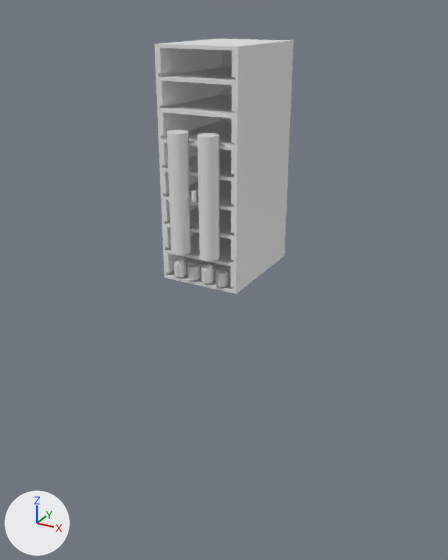
The Blender file 3d-printer-accessories/webcam_stand.blend: old version first, new version second.
The view is the same before and after, from a 50 mm camera at (184.0, -298.0, 155.0) aimed at (-4.0, 43.0, -15.0). Arrows for +X, +Y and +Z are at lower left; the lights stay in place. The same objects are shown in both versions, whatever each file hides.

In view in the first picture: 'holes', 'nozzle_case'.
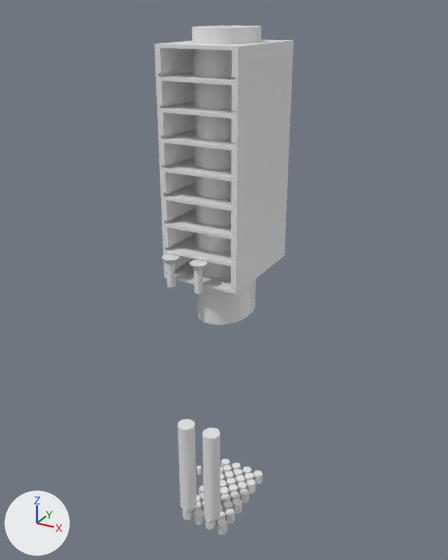
Pixel boxes [x1, y1, x2, y2] of what changed, in the pictures (448 x 560 px; the box of a moved part takes in the faces that stretch with it):
'holes', reshaped
    before: [167, 130, 231, 287]
    after: [162, 26, 263, 535]
part 1 of me_cylinder, moved or reshaped (not visible afterwards)
    before: [199, 262, 211, 278]
part 2 of me_cylinder, moved or reshaped
    before: [188, 264, 200, 280]
    after: [194, 509, 204, 525]
part 3 of me_cylinder, moved or reshaped
    before: [201, 266, 214, 283]
    after: [205, 518, 215, 529]
part 4 of me_cylinder, moved or reshaped
    before: [216, 269, 228, 287]
    after: [217, 519, 227, 535]
part 5 of me_cylinder, moved or reshaped
    before: [174, 261, 186, 277]
    after: [183, 509, 193, 520]
part 6 of me_cylinder, moved or reshaped
    before: [213, 265, 225, 281]
    after: [215, 511, 225, 525]
part 7 of me_cylinder, moved or reshaped (not visible before)
    after: [223, 501, 233, 514]
part 8 of me_cylinder, moved or reshaped
    before: [211, 262, 221, 268]
    after: [220, 504, 223, 511]
part 9 of me_cylinder, moved or reshaped
    before: [225, 265, 231, 280]
    after: [225, 509, 235, 524]
part 10 of me_cylinder, moved or reshaped (not visible before)
    after: [221, 494, 231, 506]
part 11 of me_cylinder, moved or reshaped (not visible before)
    after: [220, 487, 229, 499]
part 12 of me_cylinder, moved or reshaped
    before: [186, 259, 198, 274]
    after: [192, 502, 202, 515]
part 13 of me_cylinder, moved or reshaped
    before: [184, 257, 193, 262]
    after: [197, 495, 201, 503]
part 14 of me_cylinder, moved or reshaped (not visible before)
    after: [232, 498, 242, 513]
part 15 of me_cylinder, moved or reshaped (not visible before)
    after: [230, 491, 240, 503]
part 16 of me_cylinder, moved or reshaped (not visible before)
    after: [238, 482, 247, 494]
part 17 of me_cylinder, moved or reshaped (not visible before)
    after: [228, 484, 238, 495]
part 18 of me_cylinder, moved or reshaped (not visible before)
    after: [240, 489, 249, 503]
part 19 of me_cylinder, moved or reshaped (not visible before)
    after: [220, 480, 227, 488]
part 20 of me_cylinder, moved or reshaped (not visible before)
    after: [236, 475, 245, 487]
part 21 of me_cylinder, moved or reshaped (not visible before)
    after: [234, 469, 243, 480]
part 22 of me_cylinder, moved or reshaped (not visible before)
    after: [225, 471, 234, 483]
part 23 of me_cylinder, deleted
    before: [167, 130, 220, 276]
part 24 of me_cylinder, added
    after: [178, 419, 263, 528]

The change, as a list of edits to the scene's bpy script:
```text
Change me_cylinder:
    remove me_cylinder.from_pydata(...)  # 1374 vertices, 772 faces; spans x 8.0..44.5, y 39.8..115.6, z -95.4..-4.4
    add me_cylinder.from_pydata(...)  # 2158 vertices, 1276 faces; spans x 2.9..46.2, y 39.8..129.6, z -295.4..49.6
    me_cylinder part 1: the loose piece of 12 vertices spanning x 23.0..29.5, y 54.1..61.6, z -95.4..-86.9 is moved by (0.0, 0.0, -200.0)
    me_cylinder part 2: the loose piece of 12 vertices spanning x 18.0..24.5, y 48.1..55.6, z -95.4..-86.9 is moved by (0.0, 0.0, -200.0)
    me_cylinder part 3: the loose piece of 12 vertices spanning x 28.0..34.5, y 48.1..55.6, z -95.4..-86.9 is moved by (0.0, 0.0, -200.0)
    me_cylinder part 4: the loose piece of 12 vertices spanning x 38.0..44.5, y 48.1..55.6, z -95.4..-86.9 is moved by (0.0, 0.0, -200.0)
    me_cylinder part 5: the loose piece of 12 vertices spanning x 8.0..14.5, y 48.1..55.6, z -95.4..-86.9 is moved by (0.0, 0.0, -200.0)
    me_cylinder part 6: the loose piece of 12 vertices spanning x 33.0..39.5, y 54.1..61.6, z -95.4..-86.9 is moved by (0.0, 0.0, -200.0)
    me_cylinder part 7: the loose piece of 12 vertices spanning x 33.0..39.5, y 66.1..73.6, z -95.4..-86.9 is moved by (0.0, 0.0, -200.0)
    me_cylinder part 8: the loose piece of 12 vertices spanning x 28.0..34.5, y 60.1..67.6, z -95.4..-86.9 is moved by (0.0, 0.0, -200.0)
    me_cylinder part 9: the loose piece of 12 vertices spanning x 38.0..44.5, y 60.1..67.6, z -95.4..-86.9 is moved by (0.0, 0.0, -200.0)
    me_cylinder part 10: the loose piece of 12 vertices spanning x 28.0..34.5, y 72.1..79.6, z -95.4..-86.9 is moved by (0.0, 0.0, -200.0)
    me_cylinder part 11: the loose piece of 12 vertices spanning x 23.0..29.5, y 78.1..85.6, z -95.4..-86.9 is moved by (0.0, 0.0, -200.0)
    me_cylinder part 12: the loose piece of 12 vertices spanning x 13.0..19.5, y 54.1..61.6, z -95.4..-86.9 is moved by (0.0, 0.0, -200.0)
    me_cylinder part 13: the loose piece of 12 vertices spanning x 8.0..14.5, y 60.1..67.6, z -95.4..-86.9 is moved by (0.0, 0.0, -200.0)
    me_cylinder part 14: the loose piece of 12 vertices spanning x 38.0..44.5, y 72.1..79.6, z -95.4..-86.9 is moved by (0.0, 0.0, -200.0)
    me_cylinder part 15: the loose piece of 12 vertices spanning x 33.0..39.5, y 78.1..85.6, z -95.4..-86.9 is moved by (0.0, 0.0, -200.0)
    me_cylinder part 16: the loose piece of 12 vertices spanning x 33.0..39.5, y 90.1..97.6, z -95.4..-86.9 is moved by (0.0, 0.0, -200.0)
    me_cylinder part 17: the loose piece of 12 vertices spanning x 28.0..34.5, y 84.1..91.6, z -95.4..-86.9 is moved by (0.0, 0.0, -200.0)
    me_cylinder part 18: the loose piece of 12 vertices spanning x 38.0..44.5, y 84.1..91.6, z -95.4..-86.9 is moved by (0.0, 0.0, -200.0)
    me_cylinder part 19: the loose piece of 12 vertices spanning x 18.0..24.5, y 84.1..91.6, z -95.4..-86.9 is moved by (0.0, 0.0, -200.0)
    me_cylinder part 20: the loose piece of 12 vertices spanning x 28.0..34.5, y 96.1..103.6, z -95.4..-86.9 is moved by (0.0, 0.0, -200.0)
    me_cylinder part 21: the loose piece of 12 vertices spanning x 23.0..29.5, y 102.1..109.6, z -95.4..-86.9 is moved by (0.0, 0.0, -200.0)
    me_cylinder part 22: the loose piece of 12 vertices spanning x 18.0..24.5, y 96.1..103.6, z -95.4..-86.9 is moved by (0.0, 0.0, -200.0)
    me_cylinder part 23: 14 loose pieces with 1008 vertices, spanning x 8.0..44.5, y 39.8..115.6, z -95.4..-4.4, are deleted
    me_cylinder part 24: 1014 vertices added at x 8.0..44.5, y 39.8..115.6, z -295.4..-204.4
    me_cylinder part 25: 6 vertices removed from x 21.2..31.2, y 55.6..115.6, z -95.4; 784 vertices added at x 2.9..46.2, y 40.5..129.6, z -130.4..49.6
Change me_plane:
    remove me_plane.from_pydata(...)  # 536 vertices, 572 faces, 24 loose edges; spans x -26.0..26.0, y -35.1..37.1, z 0.0..140.0
    add me_plane.from_pydata(...)  # 2276 vertices, 1416 faces, 24 loose edges; spans x -26.0..26.0, y -35.1..37.1, z -196.8..140.0
    me_plane part 26: 207 vertices moved from x -24.2..24.2, y -35.1..37.1, z 0.0..140.0 to x -24.4..24.4, y -35.1..37.1, z 0.0..140.0; 12 vertices removed from x 0.0, y 35.1..37.1, z 4.0..107.5; 1746 vertices added at x -20.0..20.0, y -24.1..37.1, z 0.0..140.0
```
